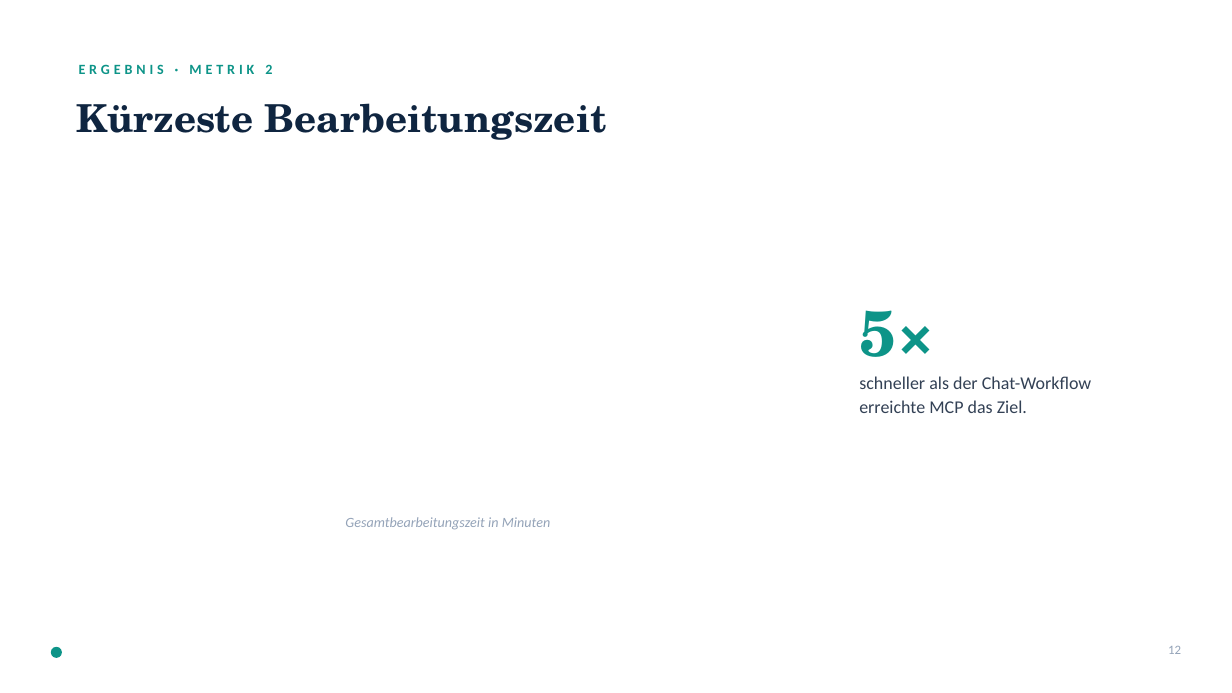
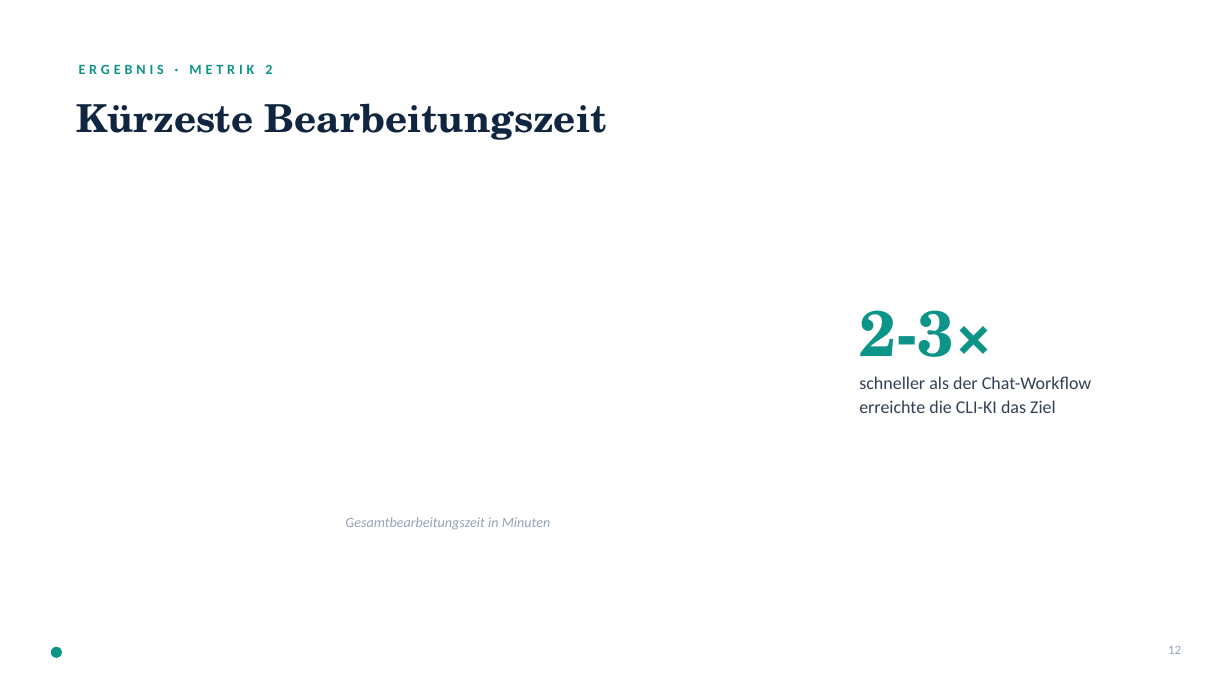
Before and after one commit to kis4-2026ss/projekt-bb-g2-pointner-kaltenegger, a slide deck: slide 12 of MCP_Praesentation.pptx _new.pptx. Drawn at 1232x693 pixels with LibreOffice and Linux fonts; fonts in the diff are those of the drawing. Boxes give left, top, right and bottom in pixels: in the first picture for what was removed or moved away, otherwise in the second. Text is boxed around its words. In the diff, an @@ line names an element or a change of style, - is before the commit and + after.

```diff
--- a/MCP_Praesentation.pptx _new.pptx
+++ b/MCP_Praesentation.pptx _new.pptx
@@ text at (x1=859, y1=310, x2=1091, y2=413): text changed @@
-5×
-schneller als der Chat-Workflow erreichte MCP das Ziel.
+2-3×
+schneller als der Chat-Workflow erreichte die CLI-KI das Ziel
```
Also in this commit, not shown: 2 other slides changed, 4 other files.
